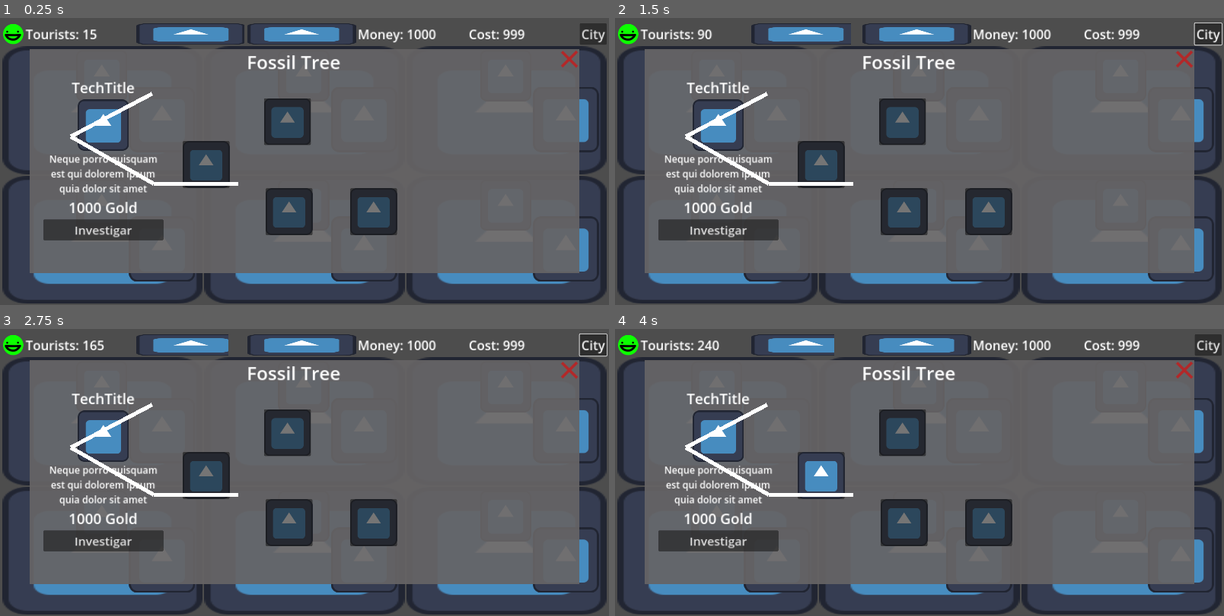
Above: before the commit, frames 1-4 (two rows, left to right).
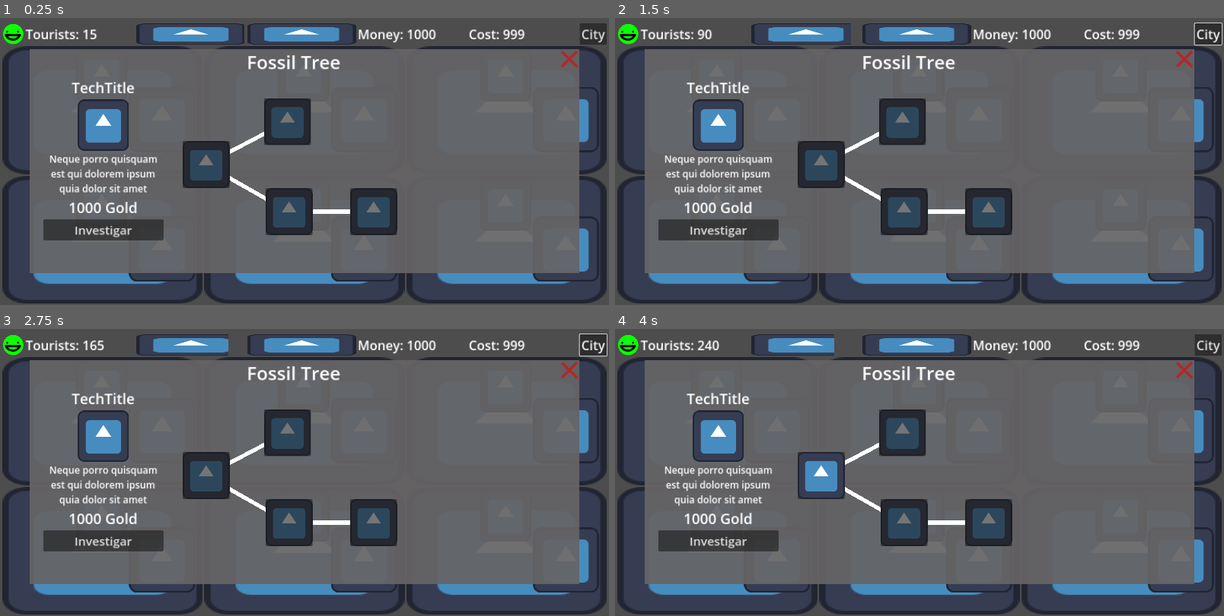
Above: after the commit, the same moments.

Repository: daniel-macias/energy-game
Game: Godot game, scene res://scenes/game.tscn
The game is run twice, just before and just after one commit, with the same random seed, the same clock (stepped at 60 frames per second) and the same inputs. The engine's default icon, where the game draws it, is replaced by a stand-in: a white triangle on a blue panel in a dark square.
Inputs (mouse positions are in pixels of both pictures, inside the frame that each line leads up to):
- Up to frame 1 (0.25 s): no input
- Up to frame 2 (1.5 s): click "City" at 0.5 s; click (718, 75) at 1.27 s
- Up to frame 3 (2.75 s): click (164, 429) at 2.02 s
- Up to frame 4 (4 s): click "Investigar" at 2.75 s; click (822, 475) at 3.5 s

The runs differ from the first frame. In frame 1, 0.9% of the frame differs, in the area x 11-58%, y 25-69%; in frame 2, 0.9%; in frame 3, 0.9%; in frame 4, 0.9%.

Commit message:
fixed line 2d positioning

Diff:
--- a/scenes/skill.tscn
+++ b/scenes/skill.tscn
@@ -4,6 +4,7 @@
 [ext_resource type="Script" path="res://scripts/skill_button.gd" id="2_23eg1"]
 
 [node name="Skill" type="TextureButton"]
+z_index = 3
 anchors_preset = -1
 anchor_bottom = 0.001
 offset_top = 1.0
--- a/scripts/skill_button.gd
+++ b/scripts/skill_button.gd
@@ -5,10 +5,23 @@
 @onready var line_2d = $Line2D
 # Called when the node enters the scene tree for the first time.
 func _ready():
+	# Wait until the layout is ready to calculate positions
+	call_deferred("_update_lines")
+
+func _update_lines():
 	if get_parent() is SkillNode:
-		line_2d.add_point(get_global_transform().origin + size / 2)  # Start from the current skill node
-		line_2d.add_point(get_parent().get_global_transform().origin + get_parent().size / 2)  # Connect to the parent
+		# Convert global positions to local positions relative to line_2d
+		var start_position = self.global_position
+		var end_position = get_parent().global_position
 
+		# Calculate relative positions by subtracting line_2d's global position
+		var relative_start = start_position - line_2d.global_position
+		var relative_end = end_position - line_2d.global_position
+
+		# Clear existing points and add new points
+		line_2d.clear_points()
+		line_2d.add_point(relative_start + size / 2)
+		line_2d.add_point(relative_end + get_parent().size / 2)
 
 
 func _on_pressed():
